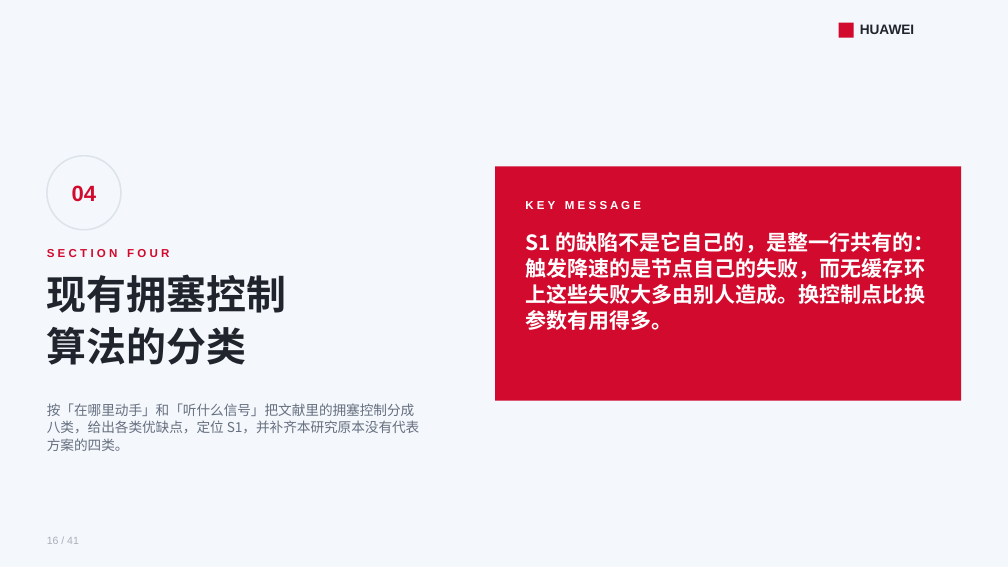
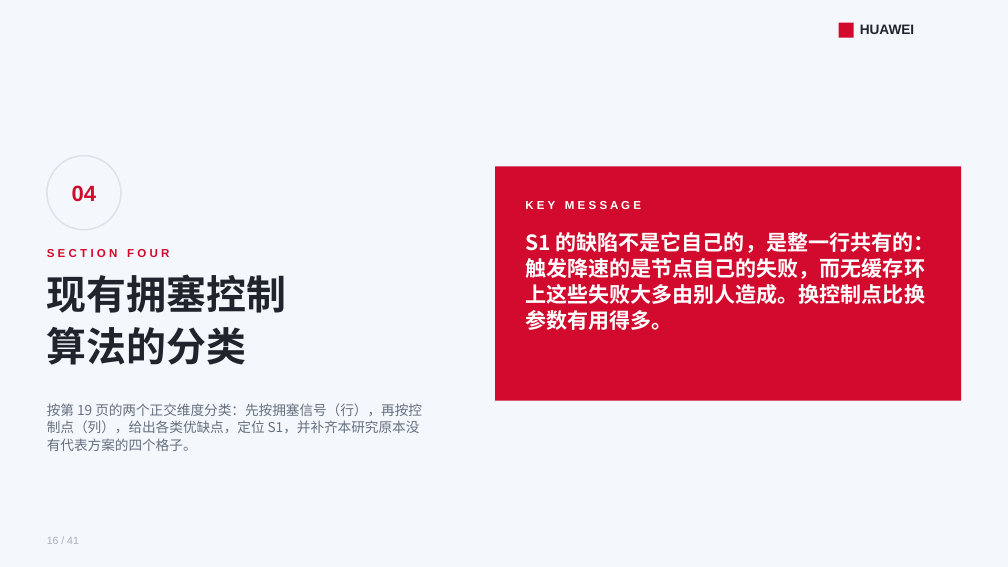
Before and after one commit to lukebest/booksim2, a slide deck: slide 16 of ppt/ring2-write-fairness.pptx. Drawn at 1008x567 pixels with LibreOffice and Linux fonts; fonts in the diff are those of the drawing. Boxes give left, top, right and bottom in pixels: in the first picture for what was removed or moved away, otherwise in the second. Text is boxed around its words. In the diff, an @@ line names an element or a change of style, - is before the commit and + after.

```diff
--- a/ppt/ring2-write-fairness.pptx
+++ b/ppt/ring2-write-fairness.pptx
@@ text at (x1=47, y1=403, x2=422, y2=451): text changed @@
-按「在哪里动手」和「听什么信号」把文献里的拥塞控制分成八类，给出各类优缺点，定位 S1，并补齐本研究原本没有代表方案的四类。
+按第 19 页的两个正交维度分类：先按拥塞信号（行），再按控制点（列），给出各类优缺点，定位 S1，并补齐本研究原本没有代表方案的四个格子。
```
Also in this commit, not shown: 5 other slides changed, 1 slide added, 1 slide removed, 3 other files.
